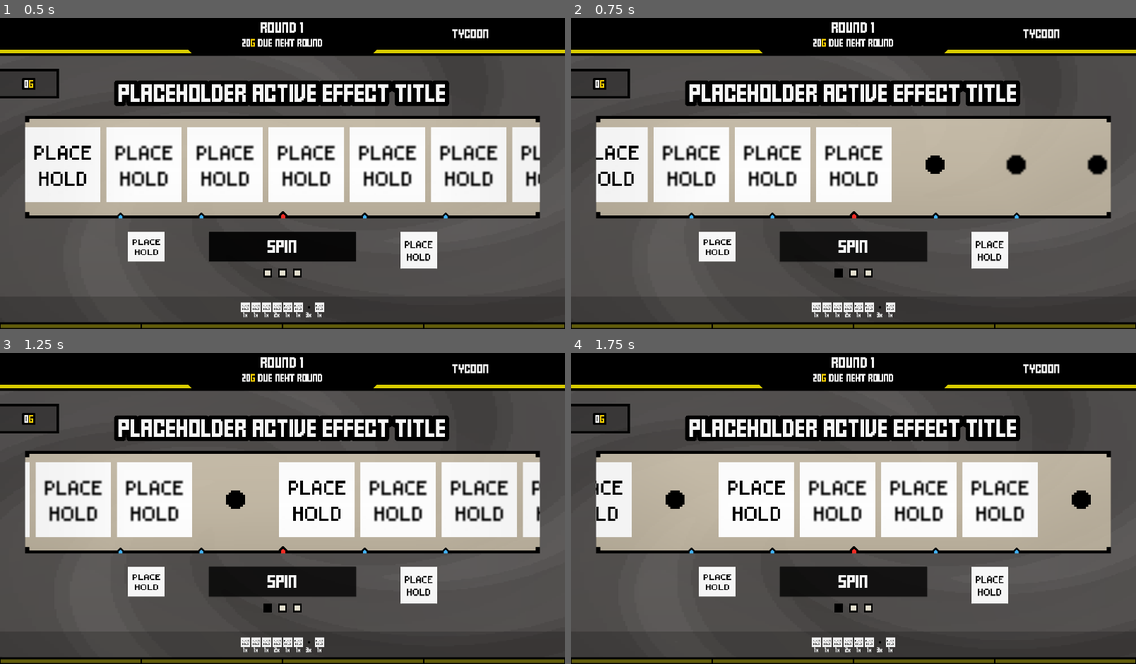
Above: before the commit, frames 1-4 (two rows, left to right).
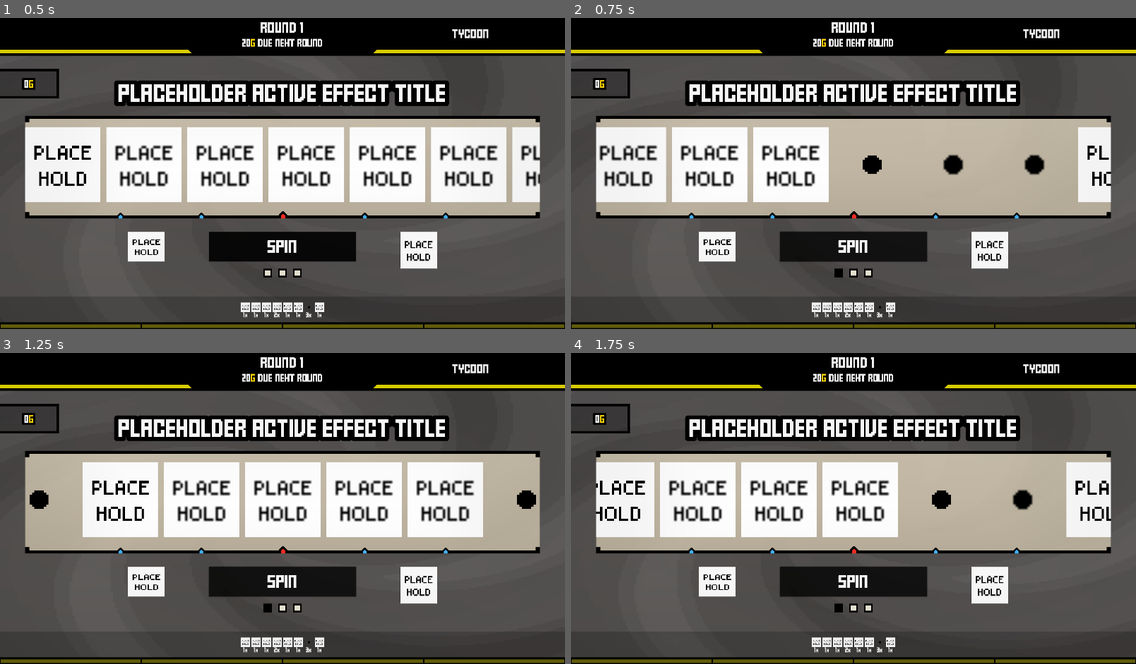
Above: after the commit, the same moments.

Repository: ZhelinWang/one-last-spin
Game: Godot game, scene res://main_ui.tscn
The game is run twice, just before and just after one commit, with the same random seed, the same clock (stepped at 60 frames per second) and the same inputs.
Inputs:
- Up to frame 1 (0.5 s): no input
- Up to frame 2 (0.75 s): click "Spin" at 0.5 s
- Up to frame 3 (1.25 s): no input
- Up to frame 4 (1.75 s): click "Speed up" at 1.25 s

Frame 1 is identical in both runs. In frame 2, 8.2% of the frame differs, in the area x 4-96%, y 35-60%; in frame 3, 13%; in frame 4, 14%.

Commit message:
spin laps dynamic timer

Diff:
--- a/coinManager.gd
+++ b/coinManager.gd
@@ -2475,62 +2475,64 @@
 	var prop_str: String = String(inventory_property).strip_edges()
 	var owner_str: String = String(inventory_owner_path)
 
+	var arr: Array = []
 	if prop_str != "" and owner_str != "":
-		var arr := _get_inventory_array()
-		if arr.size() > 0:
-			var target_empty = _take_pending_empty_token()
-			var idx := -1
-			if target_empty != null:
-				idx = arr.find(target_empty)
-			if idx < 0:
-				idx = _find_empty_index(arr)
-			if idx >= 0:
-				var replaced_pairs: Array = []
-				var prev_token = null
-				if idx < arr.size():
-					prev_token = arr[idx]
-				arr[idx] = tok
-				if prev_token != null:
-					replaced_pairs.append({"old": prev_token, "new": tok})
-				# Handle duplicate-on-add abilities (e.g., Copper Coin total_copies=2)
-				var copies: int = _copies_to_add_for_token(tok)
-				var extra: int = copies - 1
-				if extra < 0:
-					extra = 0
-				for j in range(extra):
-					var jidx := _find_empty_index(arr)
-					if jidx < 0:
-						break
-					var prev_dup = null
-					if jidx < arr.size():
-						prev_dup = arr[jidx]
-					var dup: Resource = (tok as Resource).duplicate(true)
-					_init_token_base_value(dup)
-					arr[jidx] = dup
-					if prev_dup != null:
-						replaced_pairs.append({"old": prev_dup, "new": dup})
-				# Commit once after all replacements to minimize churn
-				_set_inventory_array(arr)
-				# Emit signal for the initial replacement; UI can resync if needed
-				emit_signal("loot_choice_replaced", round_num, tok, idx)
-				var fallback_pairs: Array = []
-				for pair in replaced_pairs:
-					var old_tok = pair.get("old")
-					var new_tok = pair.get("new")
-					if not _refresh_slots_for_token_swap(old_tok, new_tok):
-						fallback_pairs.append(pair)
-				for fb_pair in fallback_pairs:
-					var fb_old = fb_pair.get("old")
-					var fb_new = fb_pair.get("new")
-					if fb_new == null:
-						continue
-					var current_arr := _get_inventory_array()
-					var prev_idx := current_arr.find(fb_new)
-					if prev_idx != -1 and fb_old != null:
-						current_arr[prev_idx] = fb_old
-						_set_inventory_array(current_arr)
-					_apply_token_to_nearest_visible_empty(fb_new)
-				replaced = true
+		arr = _get_inventory_array()
+	var prefer_append := _is_empty_token(tok)
+	if arr.size() > 0 and not prefer_append:
+		var target_empty = _take_pending_empty_token()
+		var idx := -1
+		if target_empty != null:
+			idx = arr.find(target_empty)
+		if idx < 0:
+			idx = _find_empty_index(arr)
+		if idx >= 0:
+			var replaced_pairs: Array = []
+			var prev_token = null
+			if idx < arr.size():
+				prev_token = arr[idx]
+			arr[idx] = tok
+			if prev_token != null:
+				replaced_pairs.append({"old": prev_token, "new": tok})
+			# Handle duplicate-on-add abilities (e.g., Copper Coin total_copies=2)
+			var copies: int = _copies_to_add_for_token(tok)
+			var extra: int = copies - 1
+			if extra < 0:
+				extra = 0
+			for j in range(extra):
+				var jidx := _find_empty_index(arr)
+				if jidx < 0:
+					break
+				var prev_dup = null
+				if jidx < arr.size():
+					prev_dup = arr[jidx]
+				var dup: Resource = (tok as Resource).duplicate(true)
+				_init_token_base_value(dup)
+				arr[jidx] = dup
+				if prev_dup != null:
+					replaced_pairs.append({"old": prev_dup, "new": dup})
+			# Commit once after all replacements to minimize churn
+			_set_inventory_array(arr)
+			# Emit signal for the initial replacement; UI can resync if needed
+			emit_signal("loot_choice_replaced", round_num, tok, idx)
+			var fallback_pairs: Array = []
+			for pair in replaced_pairs:
+				var old_tok = pair.get("old")
+				var new_tok = pair.get("new")
+				if not _refresh_slots_for_token_swap(old_tok, new_tok):
+					fallback_pairs.append(pair)
+			for fb_pair in fallback_pairs:
+				var fb_old = fb_pair.get("old")
+				var fb_new = fb_pair.get("new")
+				if fb_new == null:
+					continue
+				var current_arr := _get_inventory_array()
+				var prev_idx := current_arr.find(fb_new)
+				if prev_idx != -1 and fb_old != null:
+					current_arr[prev_idx] = fb_old
+					_set_inventory_array(current_arr)
+				_apply_token_to_nearest_visible_empty(fb_new)
+			replaced = true
 
 	if not replaced:
 		emit_signal("loot_choice_selected", round_num, tok)
--- a/main_ui.tscn
+++ b/main_ui.tscn
@@ -517,7 +517,8 @@
 slot_item_scene = ExtResource("5_sd2ej")
 class_data = ExtResource("6_dnsp1")
 floating_label_scene = ExtResource("7_mcdcf")
-overshoot_slot_fraction = 1.5
+spin_duration_sec = 4
+overshoot_slot_fraction = 0.5
 undershoot_slot_fraction = 0.5
 
 [node name="spinner" type="MarginContainer" parent="mainContainer/spinMarginContainer/gameElementsContainer/spinRoot"]
--- a/spinRoot.gd
+++ b/spinRoot.gd
@@ -55,6 +55,9 @@
 var _inventory_preview_active := false
 var _slot_baseline_tokens: Dictionary = {}
 var _overshoot_offset: float = 0.0
+var _speedup_factor: float = 1.0
+var _baseline_spin_distance: float = 0.0
+var _spin_duration_scale: float = 1.0
 var _recycle_queue: Array = []
 const WINNER_RIGHT_BUFFER := 4
 
@@ -826,8 +829,12 @@
 	return info
 
 func _try_speedup(factor: float) -> bool:
+	var desired = max(1.0, factor)
+	if is_equal_approx(_speedup_factor, desired):
+		return false
+	_speedup_factor = desired
 	if _current_tween and _current_tween.is_running() and _current_tween.has_method("set_speed_scale"):
-		_current_tween.set_speed_scale(factor)
+		_current_tween.set_speed_scale(_speedup_factor)
 		return true
 	return false
 
@@ -842,6 +849,8 @@
 
 
 	_spin_done = false
+	_speedup_factor = 1.0
+	_spin_duration_scale = 1.0
 	_spinning = true
 	_apply_spin_button_state()
 
@@ -881,14 +890,28 @@
 	_prepare_pass_sfx(start_scroll, overshoot_scroll)
 	set_process(true)
 
+	var travel_distance = abs(overshoot_scroll - start_scroll)
+	if travel_distance < 1.0:
+		travel_distance = 1.0
+	if _baseline_spin_distance <= 0.0:
+		_baseline_spin_distance = travel_distance
+	_spin_duration_scale = travel_distance / _baseline_spin_distance
+	_spin_duration_scale = clampf(_spin_duration_scale, 0.6, 1.6)
+	var primary_duration = max(0.1, spin_duration_sec * _spin_duration_scale)
+
 	_current_tween = get_tree().create_tween()
-	_current_tween.tween_property(scroll_container, "scroll_horizontal", overshoot_scroll, spin_duration_sec).set_trans(trans).set_ease(easing)
+	if _speedup_factor != 1.0:
+		_current_tween.set_speed_scale(_speedup_factor)
+	_current_tween.tween_property(scroll_container, "scroll_horizontal", overshoot_scroll, primary_duration).set_trans(trans).set_ease(easing)
 
 	await _current_tween.finished
 
 	if abs(_overshoot_offset) > 0.5:
+		var settle_duration = max(0.05, overshoot_settle_duration * clampf(_spin_duration_scale, 0.75, 1.25))
 		_current_tween = get_tree().create_tween()
-		_current_tween.tween_property(scroll_container, "scroll_horizontal", _target_scroll, overshoot_settle_duration).set_trans(Tween.TRANS_BACK).set_ease(Tween.EASE_OUT)
+		if _speedup_factor != 1.0:
+			_current_tween.set_speed_scale(_speedup_factor)
+		_current_tween.tween_property(scroll_container, "scroll_horizontal", _target_scroll, settle_duration).set_trans(Tween.TRANS_BACK).set_ease(Tween.EASE_OUT)
 		await _current_tween.finished
 	else:
 		scroll_container.scroll_horizontal = _target_scroll
@@ -1044,14 +1067,18 @@
 			empty_path = String(ep)
 	var added_count := 0
 	var instances: Array[TokenLootData] = []
+	var add_as_new_empty := _token_matches_empty(token, empty_path)
 	for i in range(max(1, copies)):
 		var inst: TokenLootData = token if i == 0 else ((token as Resource).duplicate(true) as TokenLootData)
 		_init_token_base_value(inst)
-		var idx: int = _find_empty_index_in_items(empty_path)
-		if idx >= 0:
-			items[idx] = inst
+		if add_as_new_empty:
+			items.append(inst)
 		else:
-			items.append(inst)
+			var idx: int = _find_empty_index_in_items(empty_path)
+			if idx >= 0:
+				items[idx] = inst
+			else:
+				items.append(inst)
 		added_count += 1
 		instances.append(inst)
 	if added_count > 0:
@@ -1296,6 +1323,25 @@
 		return int(candidates[0])
 	return -1
 
+func _token_matches_empty(token, empty_path: String) -> bool:
+	var normalized := String(empty_path).strip_edges()
+	if token == null:
+		return true
+	if normalized != "" and token is Resource:
+		var rp := (token as Resource).resource_path
+		if rp != "" and rp == normalized:
+			return true
+	if token is Object and (token as Object).has_method("get"):
+		var is_empty = token.get("isEmpty")
+		if is_empty != null and bool(is_empty):
+			return true
+		var nm = token.get("name")
+		if typeof(nm) == TYPE_STRING:
+			var s := String(nm).strip_edges().to_lower()
+			if s == "empty" or s == "empty token":
+				return true
+	return false
+
 func _on_game_reset() -> void:
 	# Reset items to starting tokens on game reset
 	if class_data:
